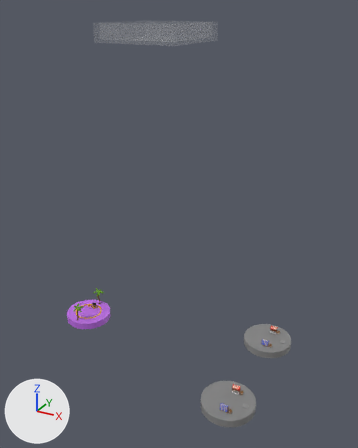
The Blender file assets/bridgeracemap.blend, before and after one commit.
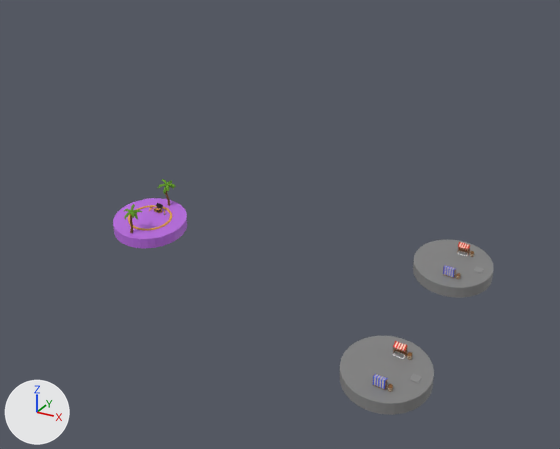
Old and new are each drawn whole from a camera (50 mm lens) standing at (131.5, -151.5, 130.4) and looking at (47.7, 0.7, 54.2) and again close up on the part from 0% to 92% of the width and 41% to 100% of the height. The lights are fixed; the arrows at lower left show +X, +Y and +Z. The last two pictures show the newer version.
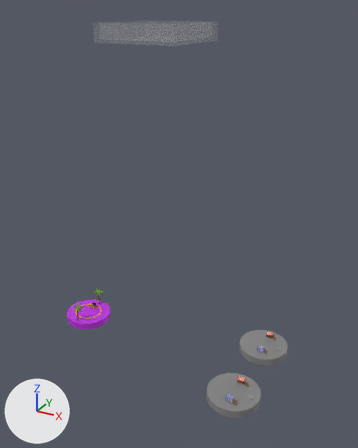
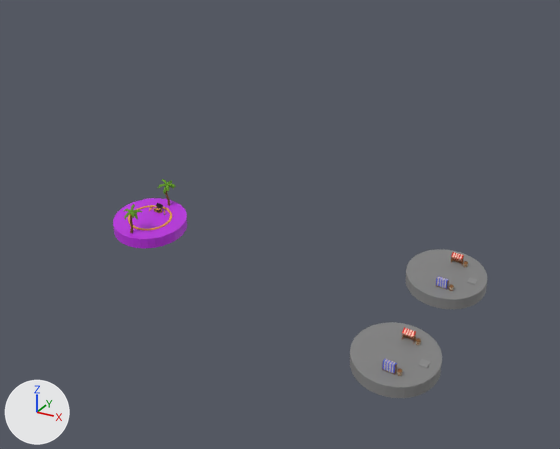
Edits to the bpy script that builds the scene:
```text
Change mat_goldenisland:
    mat_goldenisland.base_color: (0.491, 0.147, 0.755) -> (0.505, 0.0273, 0.755)  # purple #ba6be1 -> purple #bc2ee1
Change ob_circle_001:
    ob_circle_001.location: (80.0, -21.0, -3.0) -> (80.0, -16.0, -3.0)
Change ob_circle_002:
    ob_circle_002.location: (80.0, 21.0, -3.0) -> (80.0, 16.0, -3.0)
Change ob_marketstand_2_009:
    ob_marketstand_2_009.location: (80.9, -15.8, 0.0) -> (80.9, -10.8, 0.0)
Change ob_marketstand_2_011:
    ob_marketstand_2_011.location: (80.9, 26.2, 0.0) -> (80.9, 21.2, 0.0)
```

Location of each change, [x1, y1, x2, y2] in pixels of the close-ups (560 x 449 px):
'Circle.001', moved
    before: [340, 336, 434, 415]
    after: [350, 322, 442, 398]
'Circle.002', moved
    before: [413, 240, 493, 298]
    after: [406, 249, 487, 309]
'Circle', recoloured
    both: [113, 198, 187, 248]
'MarketStand_2.009', moved
    before: [393, 341, 408, 357]
    after: [402, 327, 416, 344]
'MarketStand_2.011', moved
    before: [457, 242, 470, 256]
    after: [451, 252, 464, 266]
